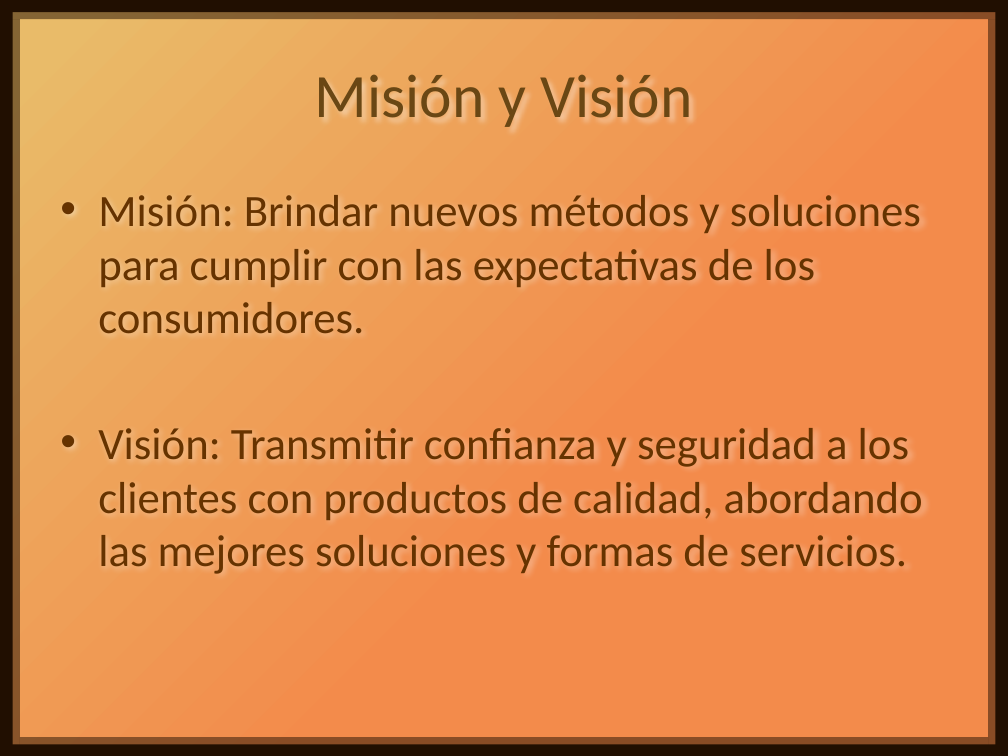
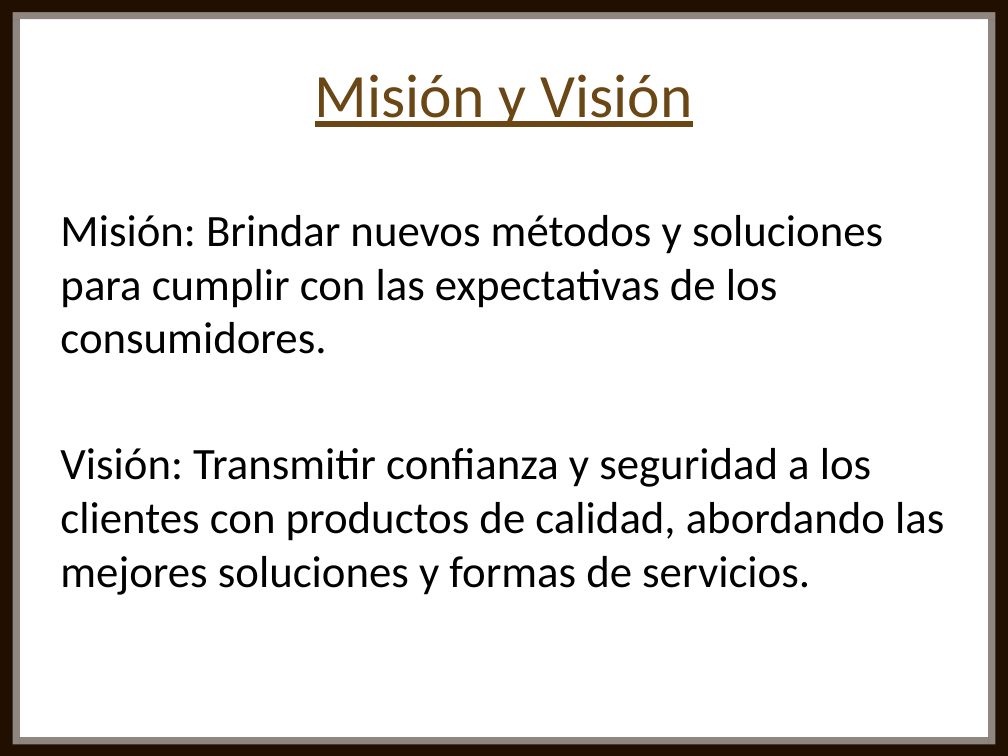
Before and after one commit to Nahuel2998/Nu-CaBuPa, a slide deck: slide 3 of Proyecto/Presentación Nu-CaBuPa.pptx (slide 4 before the commit). Drawn at 1008x756 pixels with LibreOffice and Linux fonts; fonts in the diff are those of the drawing. Boxes give left, top, right and bottom in pixels: in the first picture for what was removed or moved away, otherwise in the second. Text is boxed around its words. In the diff, an @@ line names an element or a change of style, - is before the commit and + after.

```diff
--- a/Proyecto/Presentación Nu-CaBuPa.pptx
+++ b/Proyecto/Presentación Nu-CaBuPa.pptx
@@ background gradient #F38B4B to #E9BB69 to #FFFFFF @@
@@ title "Misión y Visión" at (315, 74, 692, 127): underline on @@
@@ text "Misión: Brindar nuevos métodos y ...": place and size @@
-text "Misión: Brindar nuevos métodos y ..." at (98, 195, 923, 574)
+text "Misión: Brindar nuevos métodos y ..." at (60, 215, 944, 595)
@@ text "Misión: Brindar nuevos métodos y ..." at (60, 215, 944, 595): text colour #663300 to #000000; bullet • to none @@
```
Also in this commit, not shown: 5 other slides changed, 7 slides added, 13 slides removed.
